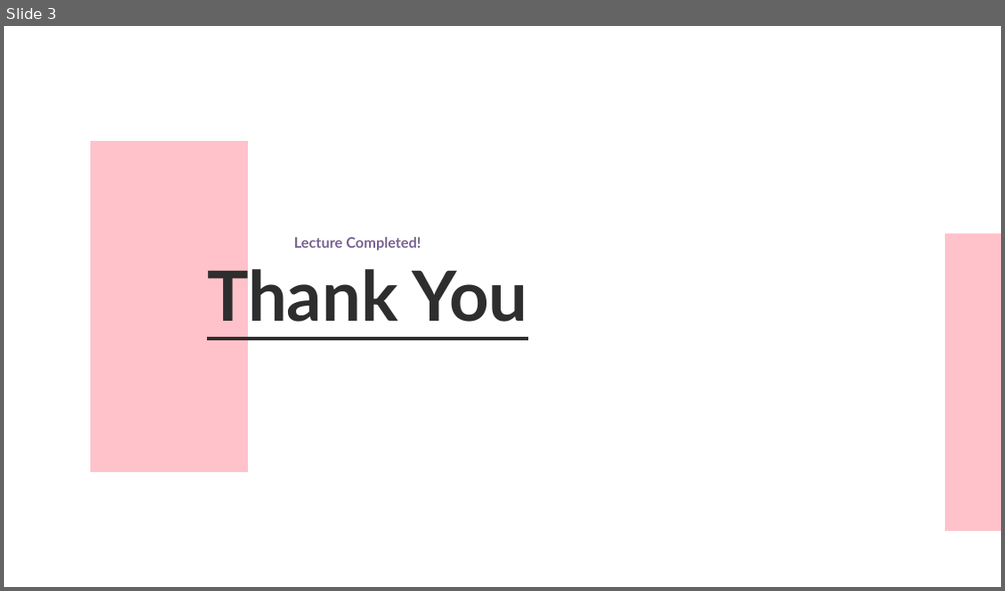
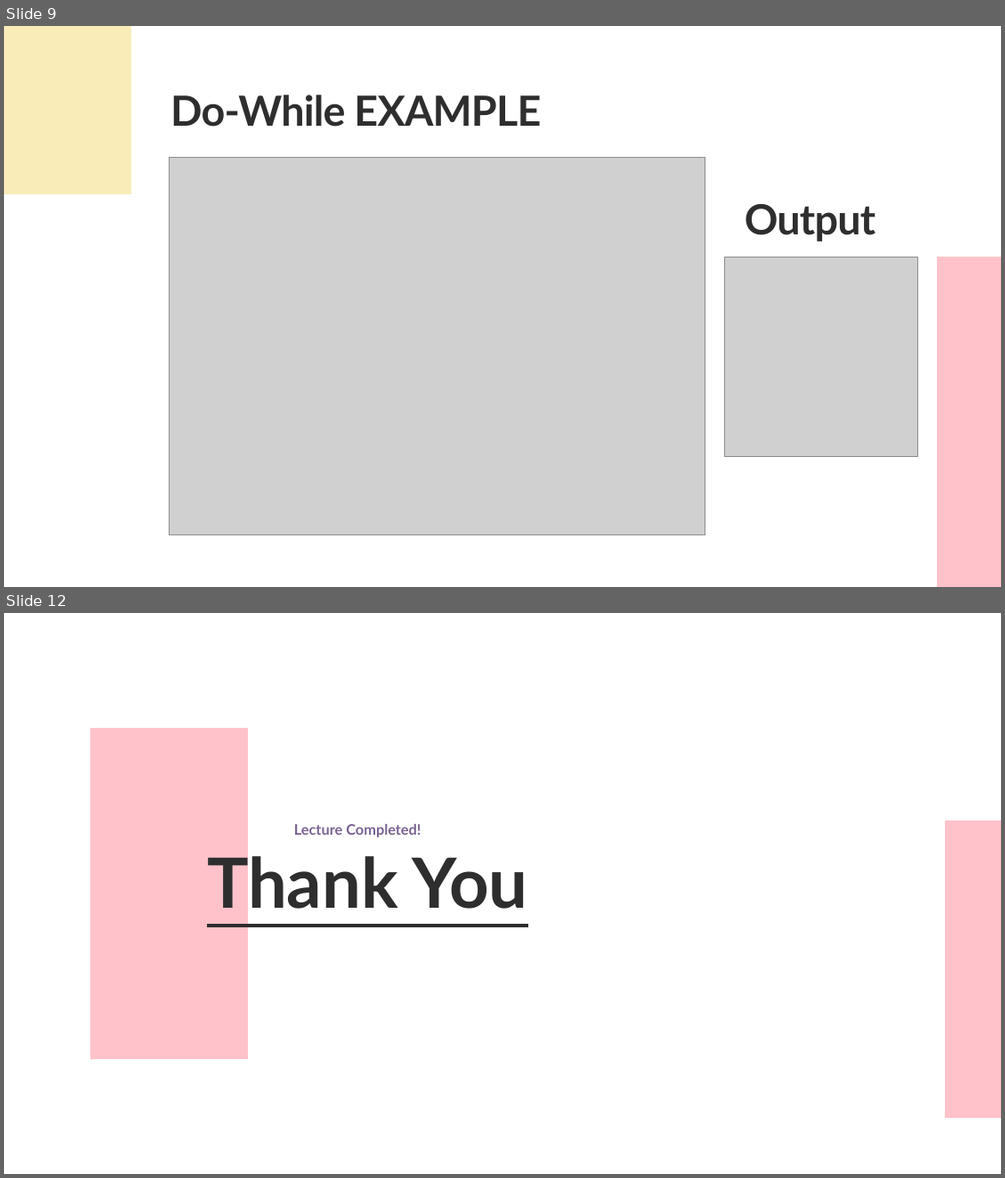
Before and after one commit to UKhayam/Programming-Fundamentals, a slide deck: PF-Lecture-05.pptx. Shown one above the other, each under a label of ours: slide 3 before the commit, slides 9 and 12 after it; the slides between them are not shown. The pictures are 1005x591 and 1005x1178 pixels, drawn with LibreOffice and Linux fonts; fonts in the diff are those of the drawing; grey boxes stand for pictures. Boxes give left, top, right and bottom in pixels: in the first picture for what was removed or moved away, otherwise in the second. Text is boxed around its words. In the diff, an @@ line names an element or a change of style, - is before the commit and + after.

```diff
--- a/PF-Lecture-05.pptx
+++ b/PF-Lecture-05.pptx
@@ slide 9 added at bbox=[4, 26, 1001, 587], background #FFFFFF @@
@@ freeform shape added at bbox=[4, 26, 131, 194], fill #F9ECB8 @@
@@ text added at bbox=[170, 95, 541, 127], 60 pt, text #2E2E2E, bold @@
+Do-While EXAMPLE
@@ picture added at bbox=[169, 157, 704, 534] @@
@@ text added at bbox=[744, 204, 875, 241], 60 pt, text #2E2E2E, bold @@
+Output
@@ picture added at bbox=[724, 257, 917, 456] @@
@@ freeform shape added at bbox=[937, 257, 1001, 587], fill #FFC2CA @@
@@ what was slide 3 is now slide 12 @@
```
Also in this commit, not shown: 1 slide changed, 9 other slides added, 1 slide removed, 4 other files.
